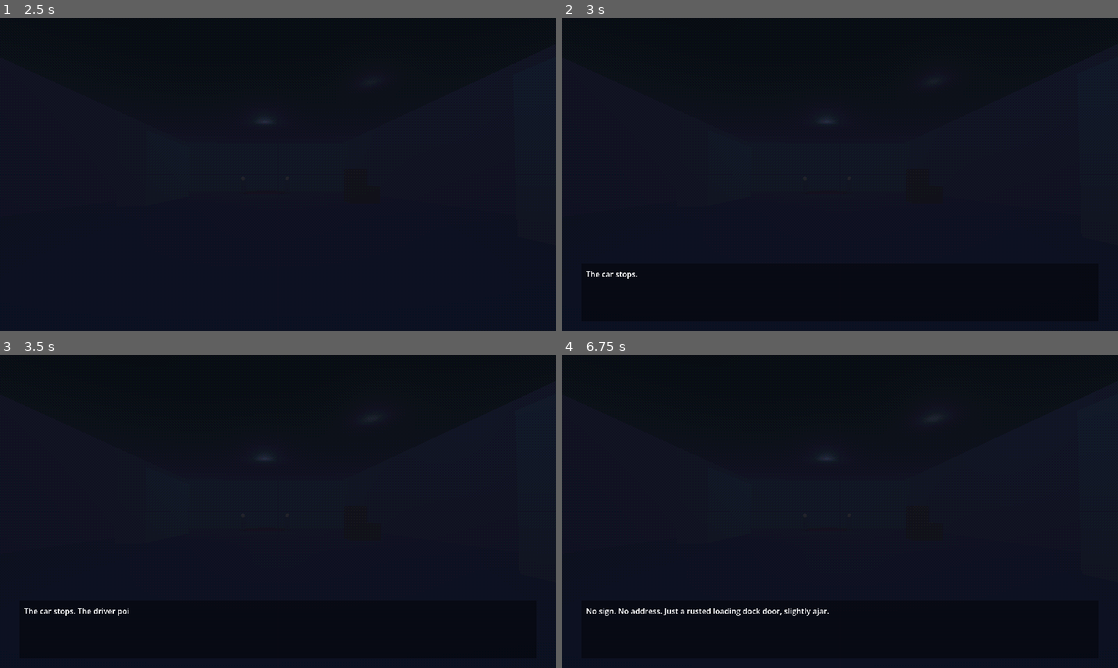
Above: before the commit, frames 1-4 (two rows, left to right).
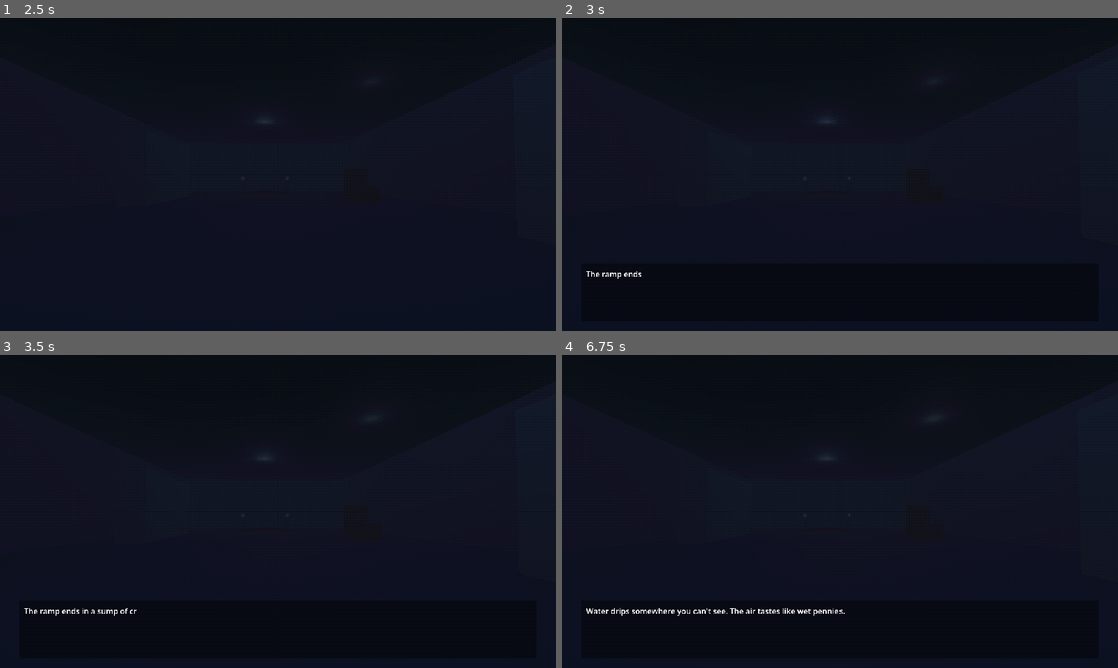
Above: after the commit, the same moments.

Repository: qweliant/healthcare-horror
Game: Godot game, scene res://scenes/job2/job2.tscn
The game is run twice, just before and just after one commit, with the same random seed, the same clock (stepped at 60 frames per second) and the same inputs. This scene is started directly instead of the project's main scene.
Inputs (mouse positions are in pixels of both pictures, inside the frame that each line leads up to):
- Up to frame 1 (2.5 s): tap Enter at 0.5, 2 s; move the mouse to (305, 174) at 0.52 s; hold Space (advance_dialogue) 0.53-1.28 s; hold W (move_forward) from 0.53 s (still down); move the mouse to (250, 174) at 1.27 s; tap E (interact) at 1.35 s; move the mouse to (289, 168) at 2.02 s; hold Space (advance_dialogue) from 2.03 s (still down)
- Up to frame 2 (3 s): keep holding W (move_forward); move the mouse to (834, 180) at 2.77 s; release Space (advance_dialogue) at 2.78 s; tap E (interact) at 2.85 s
- Up to frame 3 (3.5 s): keep holding W (move_forward)
- Up to frame 4 (6.75 s): tap Enter at 3.5 s; move the mouse to (878, 514) at 3.52 s; hold Space (advance_dialogue) 3.53-4.28 s; move the mouse to (795, 508) at 4.27 s; tap E (interact) at 4.35, 5.85 s; move the mouse to (845, 511) at 5.02 s; hold Space (advance_dialogue) 5.03-5.78 s; move the mouse to (817, 505) at 5.77 s; release W (move_forward) at 5.78 s; hold D (move_right) 5.78-6.53 s; move the mouse to (867, 511) at 6.52 s; hold W (move_forward) from 6.53 s (still down); hold Space (advance_dialogue) from 6.53 s (still down)

Frame 1 is identical in both runs. In frame 2, less than 0.1% of the frame differs, in the area x 7-15%, y 80-84%; in frame 3, 0.2%; in frame 4, 0.5%, in the area x 4-51%, y 80-84%.

Commit message:
loading job by current scene plays the correct dialogue

Diff:
--- a/scripts/job_site/job_site_base.gd
+++ b/scripts/job_site/job_site_base.gd
@@ -25,7 +25,6 @@
 
 func _ready() -> void:
 	add_to_group("job_site")
-	job_index = GameManager.current_job
 	GameManager.player = player
 	dialogue_box.add_to_group("dialogue_box")
 	_setup_environment()
